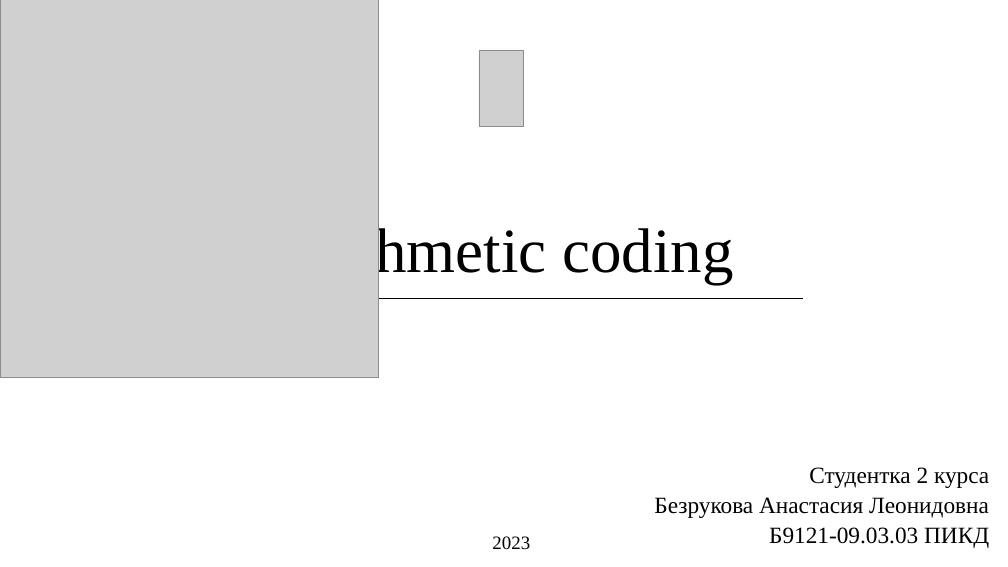
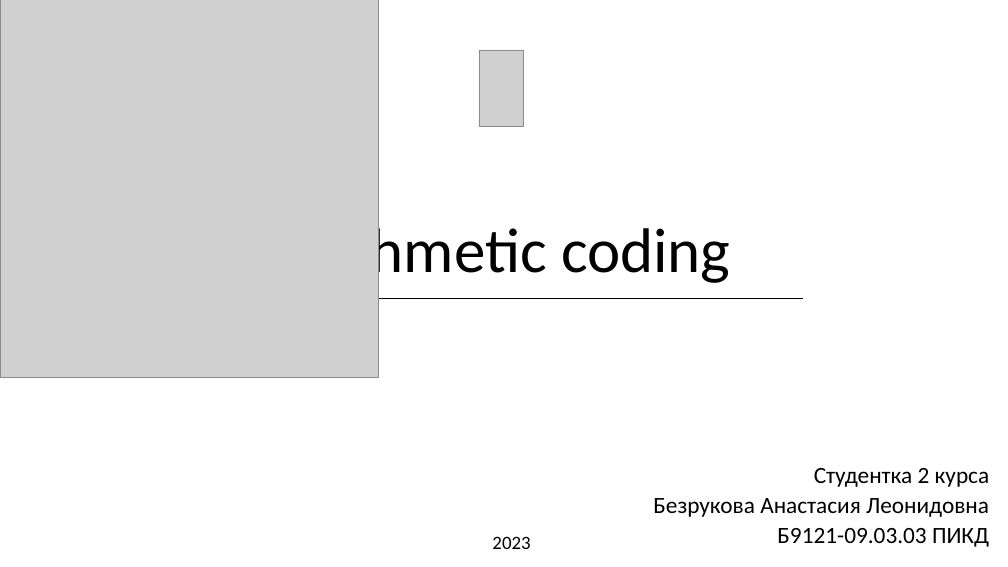
Before and after one commit to bezzzna/Algoritm, a slide deck: slide 1 of Arithmetic coding.pptx. Drawn at 1008x567 pixels with LibreOffice and Linux fonts; fonts in the diff are those of the drawing; grey boxes stand for pictures. Boxes give left, top, right and bottom in pixels: in the first picture for what was removed or moved away, otherwise in the second. Text is boxed around its words. In the diff, an @@ line names an element or a change of style, - is before the commit and + after.

```diff
--- a/Arithmetic coding.pptx
+++ b/Arithmetic coding.pptx
@@ font Times New Roman to Calibri in 3 elements at (277,220,731,288), (653,468,990,547), (492,536,530,549) @@
```
Also in this commit, not shown: 6 other slides changed, 5 slides added, 4 slides removed.
